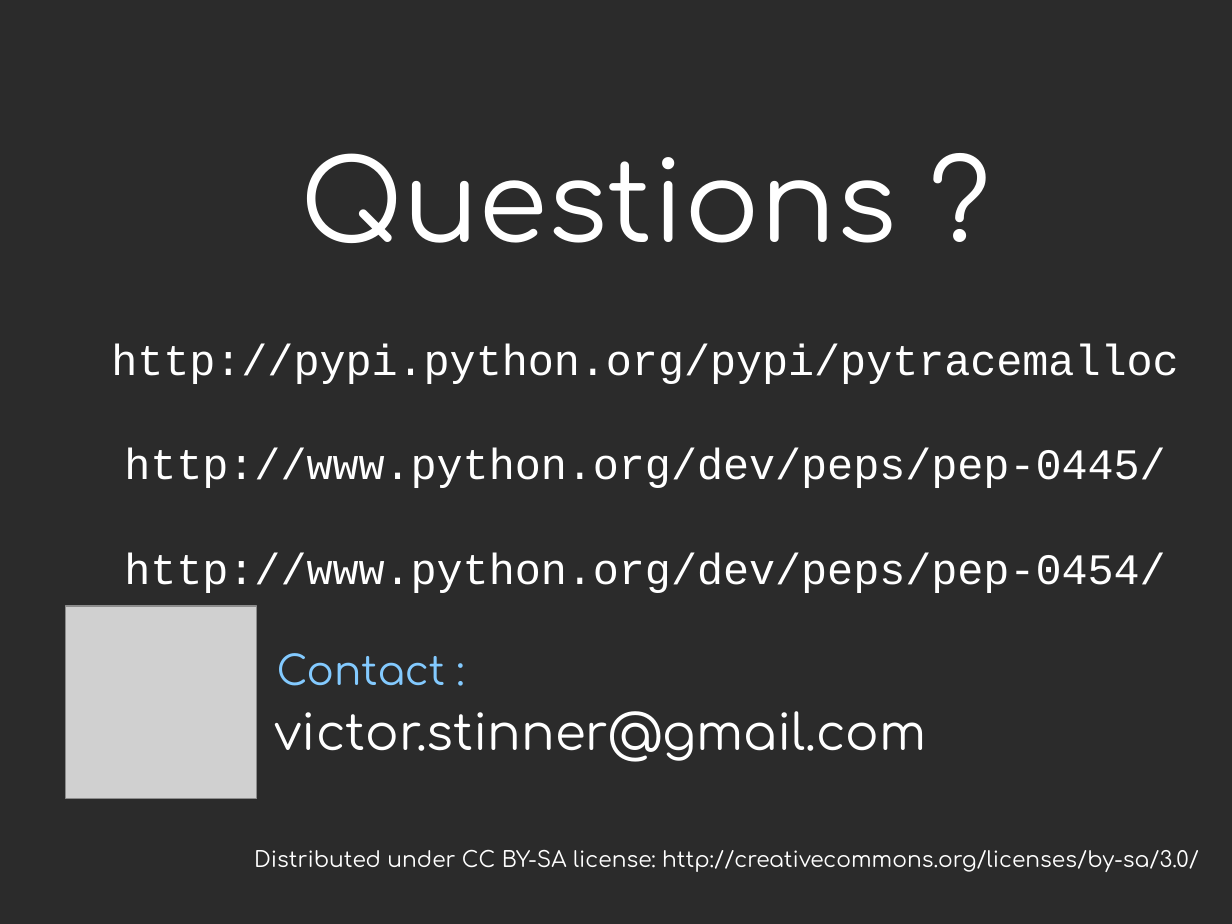
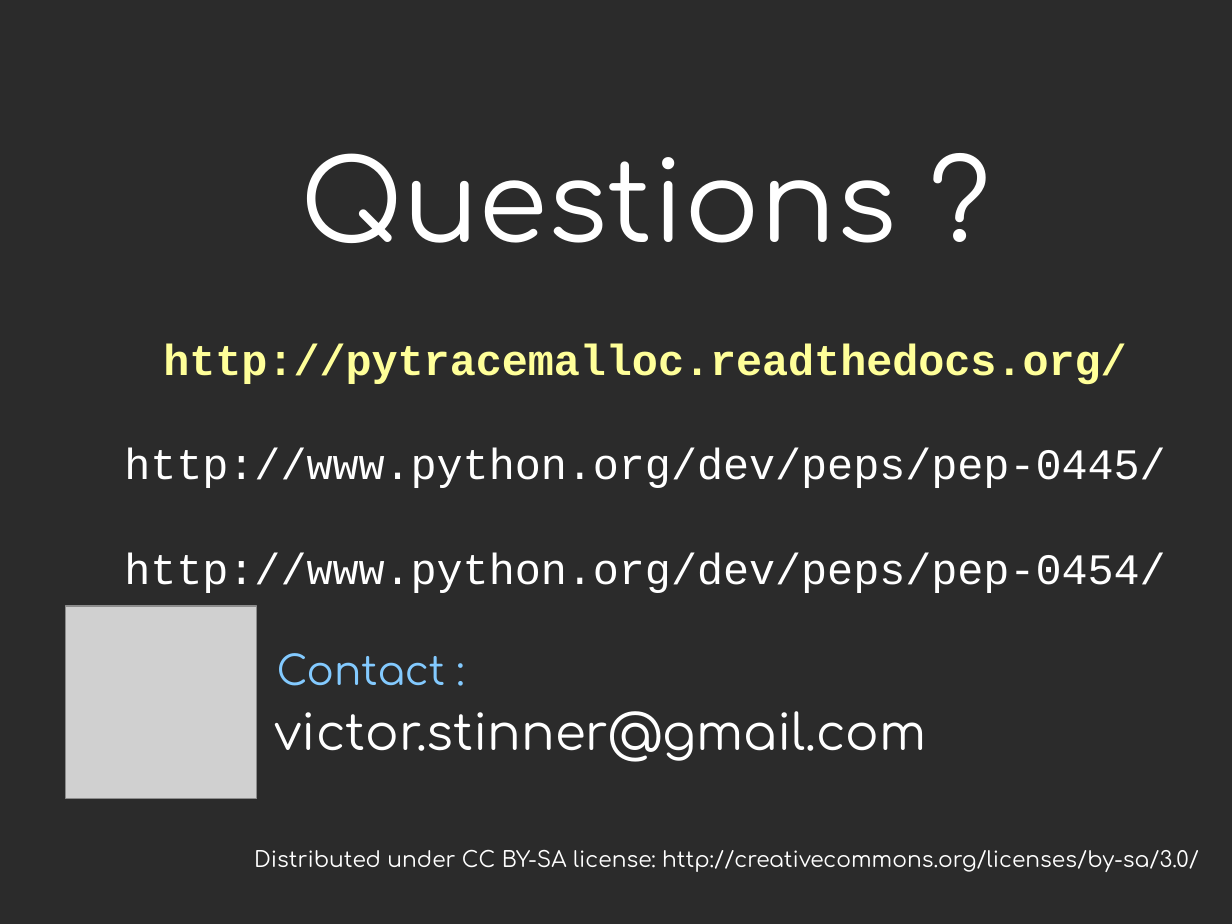
Before and after one commit to vstinner/talks, a slide deck: slide 22 of 2014-Pycon-Montreal/tracemalloc.odp (slide 26 before the commit). Drawn at 1232x924 pixels with LibreOffice and Linux fonts; fonts in the diff are those of the drawing; grey boxes stand for pictures; background and template pictures are left out; a plain dark background stands for a picture behind light text. Boxes give left, top, right and bottom in pixels: in the first picture for what was removed or moved away, otherwise in the second. Text is boxed around its words. In the diff, an @@ line names an element or a change of style, - is before the commit and + after.

```diff
--- a/2014-Pycon-Montreal/tracemalloc.odp
+++ b/2014-Pycon-Montreal/tracemalloc.odp
@@ title at <box>124,153,1165,593</box>: text changed @@
-Questions ?
-http://pypi.python.org/pypi/pytracemalloc
-http://www.python.org/dev/peps/pep-0445/
-http://www.python.org/dev/peps/pep-0454/
+Questions ?
+http://pytracemalloc.readthedocs.org/
+http://www.python.org/dev/peps/pep-0445/
+http://www.python.org/dev/peps/pep-0454/
```
Also in this commit, not shown: 6 other slides changed, 3 slides added, 7 slides removed.
